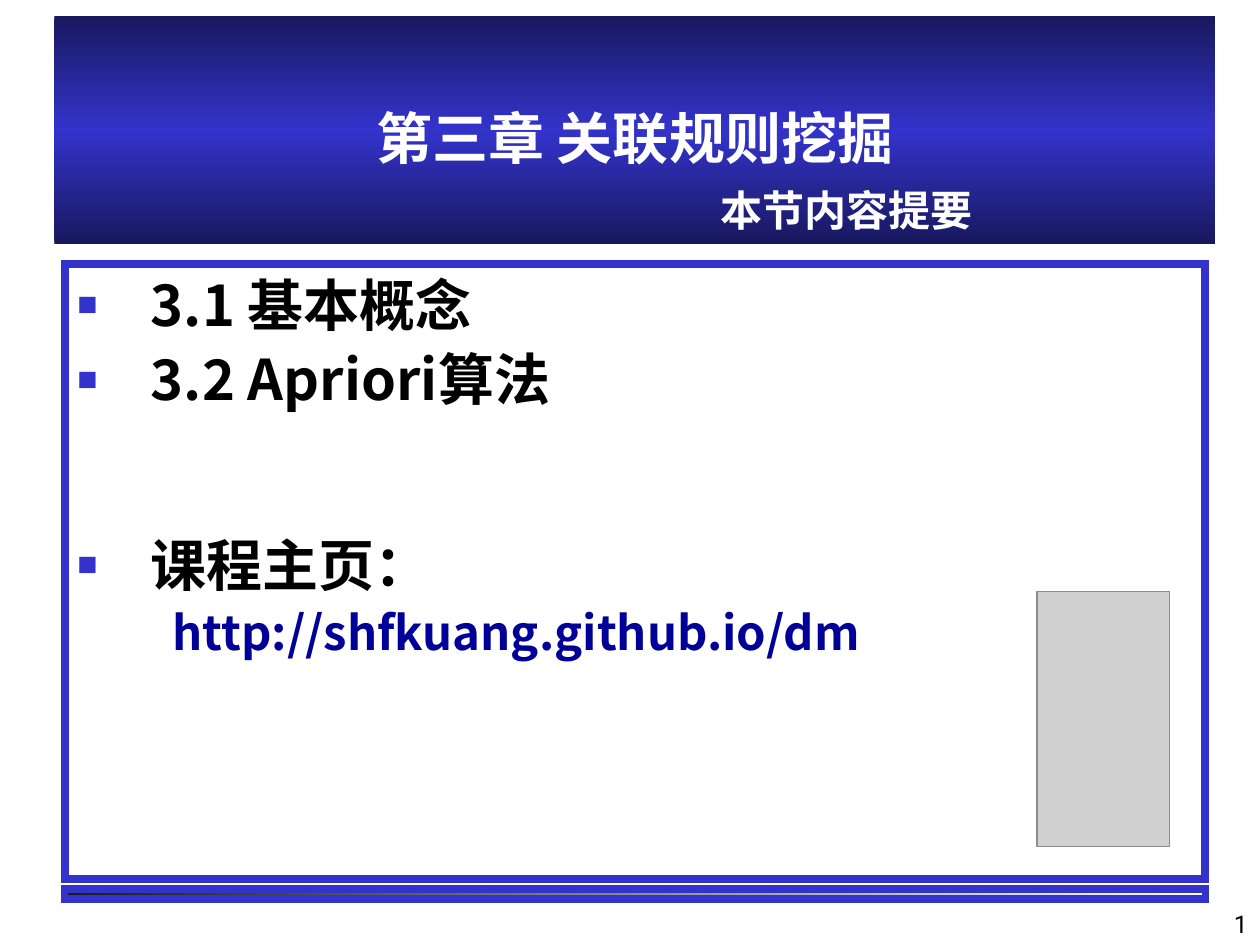
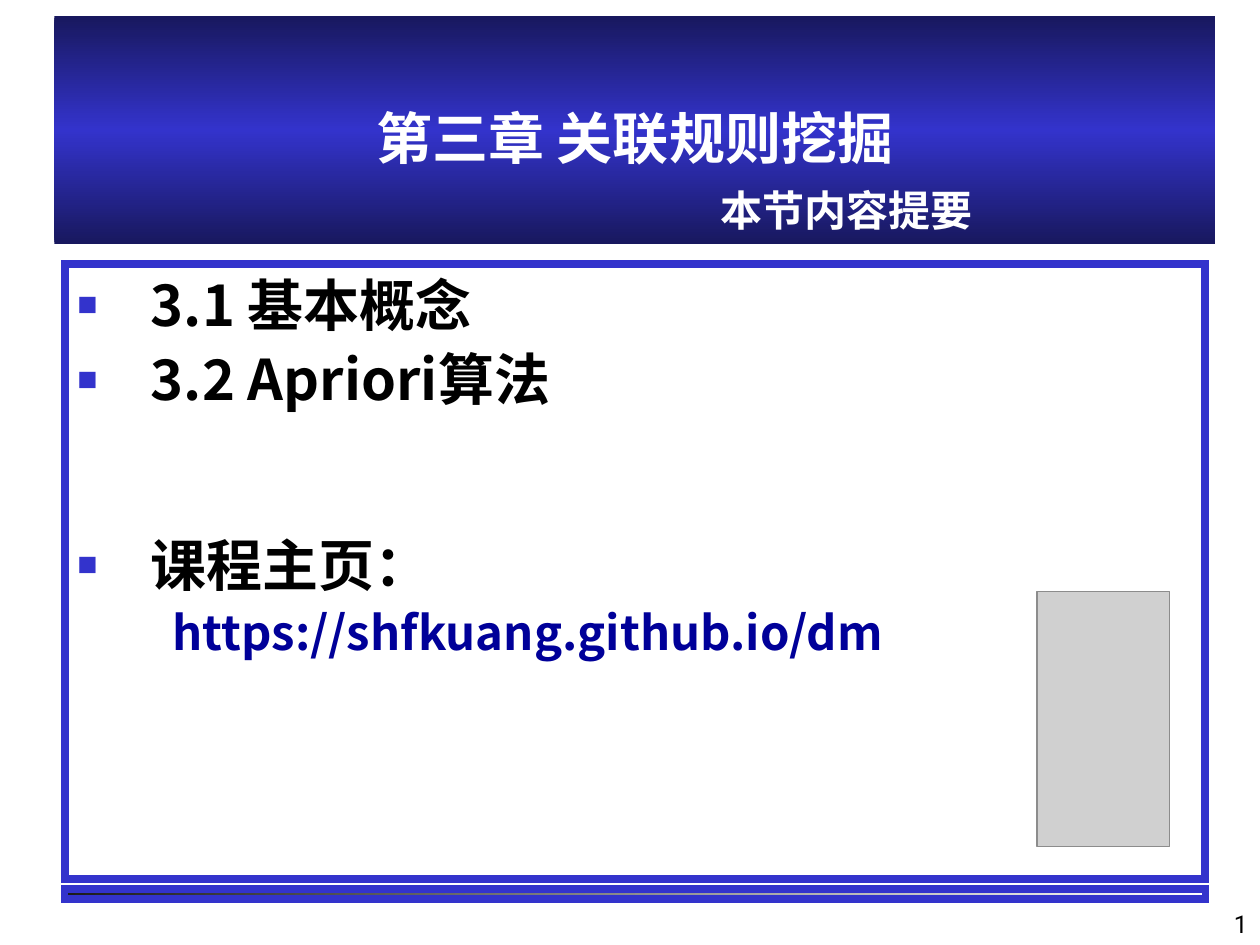
Before and after one commit to shfkuang/shfkuang.github.io, a slide deck: slide 1 of dm/ch3.1.ppt. Drawn at 1260x945 pixels with LibreOffice and Linux fonts; fonts in the diff are those of the drawing; grey boxes stand for pictures; background and template pictures are left out. Boxes give left, top, right and bottom in pixels: in the first picture for what was removed or moved away, otherwise in the second. Text is boxed around its words. In the diff, an @@ line names an element or a change of style, - is before the commit and + after.

```diff
--- a/dm/ch3.1.ppt
+++ b/dm/ch3.1.ppt
@@ text at box(173, 611, 883, 662): text changed @@
-http://shfkuang.github.io/dm
+https://shfkuang.github.io/dm
```
Also in this commit, not shown: 5 other files.
